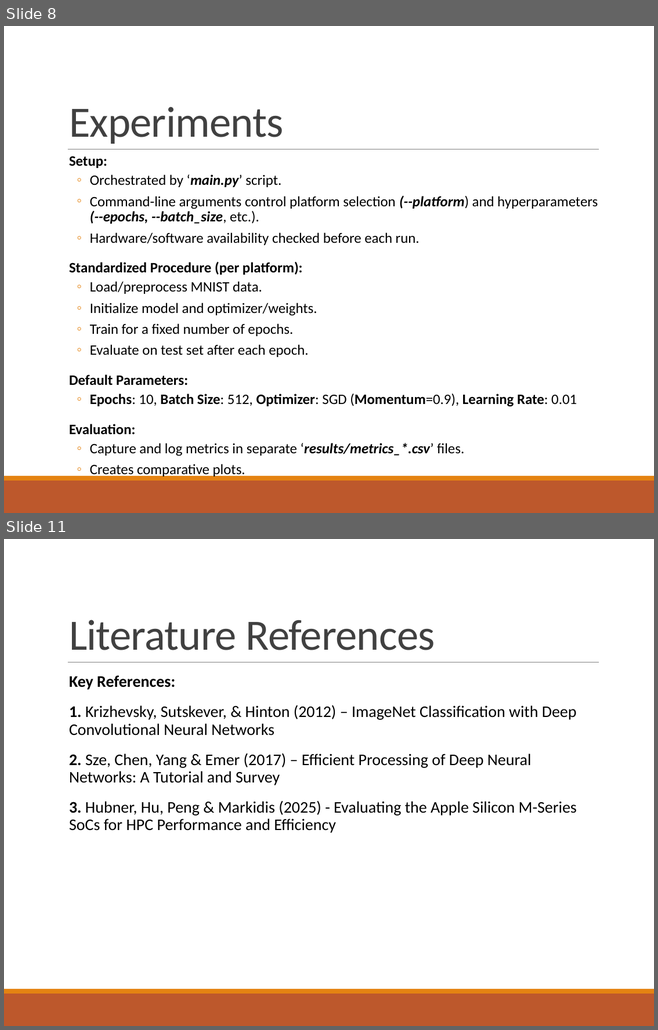
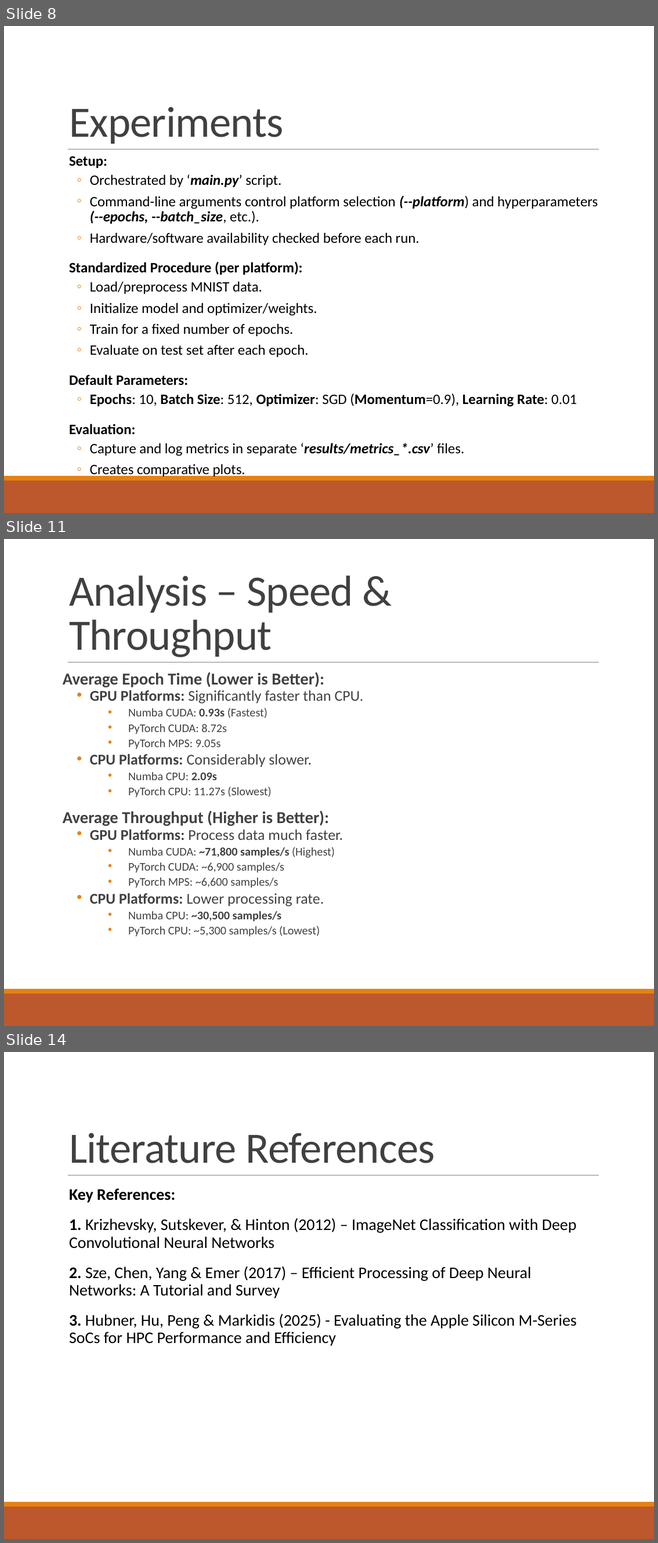
Before and after one commit to geetikak13/cnn_performance_comparison, a slide deck: Report/Group-6 Final Report.pptx. Shown one above the other, each under a label of ours: slides 8 and 11 before the commit, slides 8, 11 and 14 after it; the slides between them are not shown. The pictures are 658x1030 and 658x1543 pixels, drawn with LibreOffice and Linux fonts; fonts in the diff are those of the drawing. Boxes give left, top, right and bottom in pixels: in the first picture for what was removed or moved away, otherwise in the second. Text is boxed around its words. In the diff, an @@ line names an element or a change of style, - is before the commit and + after.

```diff
--- a/Report/Group-6 Final Report.pptx
+++ b/Report/Group-6 Final Report.pptx
@@ slide 11 added at <box>4,539,654,1026</box>, background #FFFFFF; not listed: 3 template elements that a slide beside it also shows @@
@@ title added at <box>69,576,353,657</box>, 48 pt, text #404040 @@
+Analysis – Speed & Throughput
@@ text added at <box>63,672,364,937</box>, 12.9 pt, text #404040 @@
+Average Epoch Time (Lower is Better):
+  • GPU Platforms: Significantly faster than CPU.
+    • Numba CUDA: 0.93s (Fastest)
+    • PyTorch CUDA: 8.72s
+    • PyTorch MPS: 9.05s
+  • CPU Platforms: Considerably slower.
+    • Numba CPU: 2.09s
+    • PyTorch CPU: 11.27s (Slowest)
+Average Throughput (Higher is Better):
+  • GPU Platforms: Process data much faster.
+    • Numba CUDA: ~71,800 samples/s (Highest)
+    • PyTorch CUDA: ~6,900 samples/s
+    • PyTorch MPS: ~6,600 samples/s
+  • CPU Platforms: Lower processing rate.
+    • Numba CPU: ~30,500 samples/s
+    • PyTorch CPU: ~5,300 samples/s (Lowest)
@@ what was slide 11 is now slide 14 @@
```
Also in this commit, not shown: 4 other slides added, 2 slides removed.
